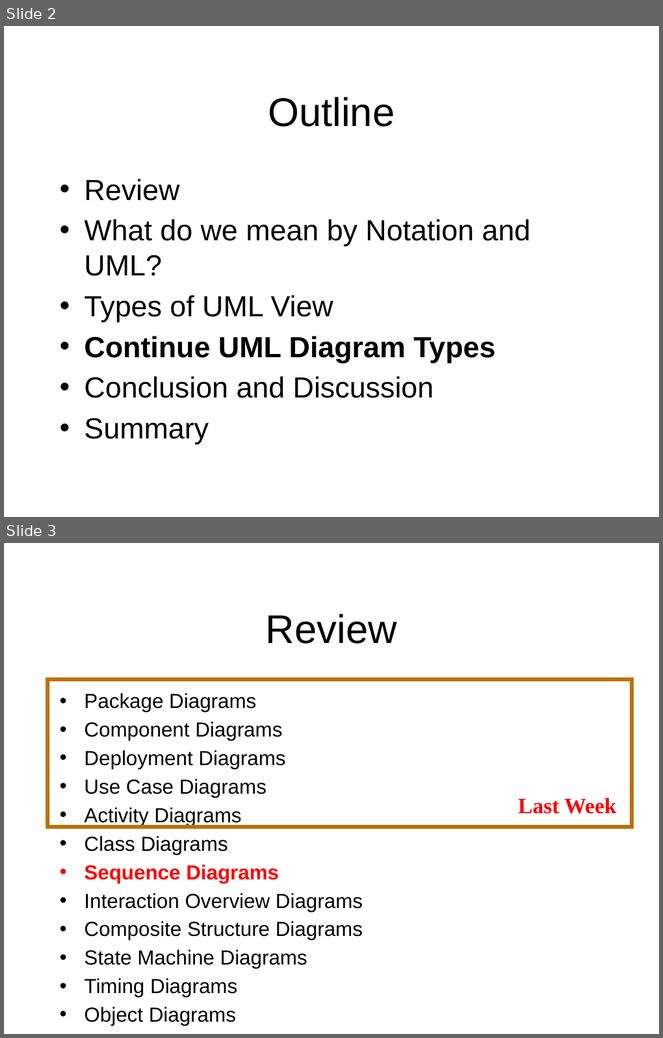
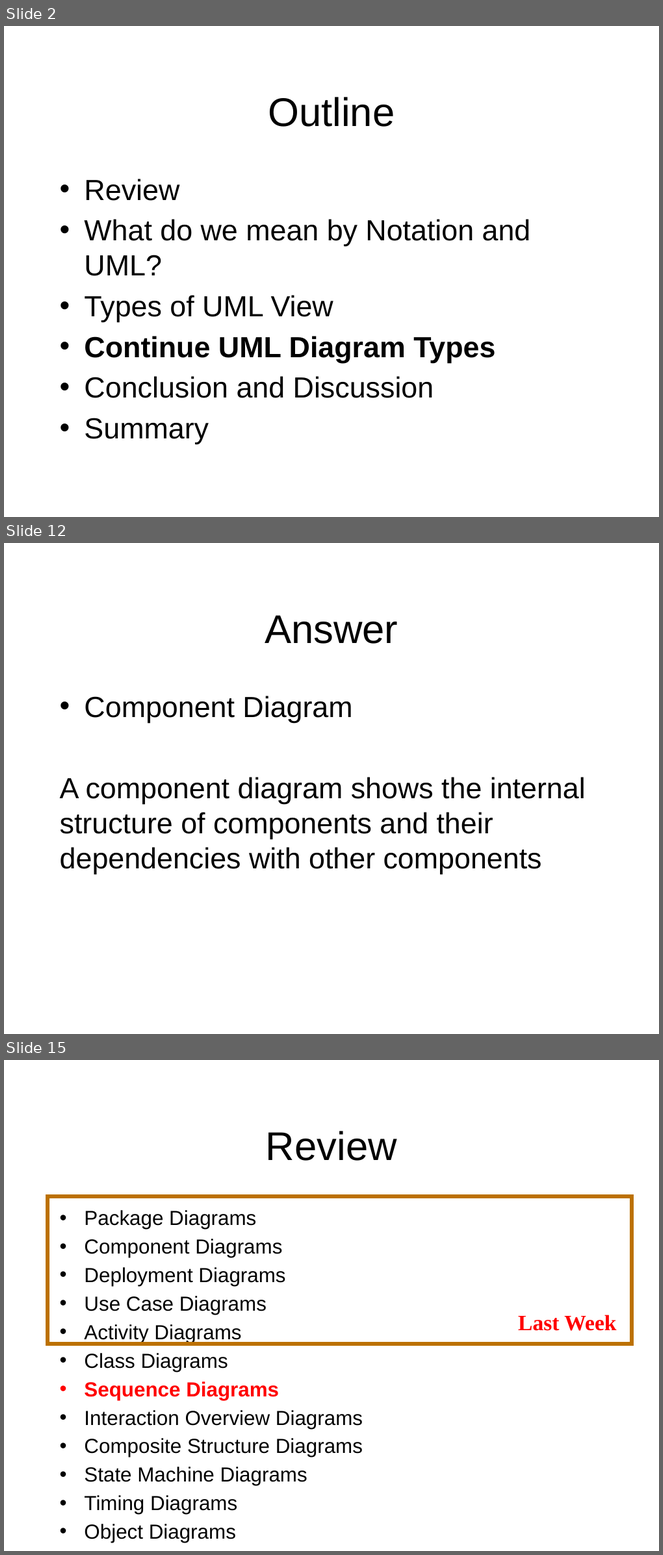
Before and after one commit to octaviordz/zjnu2017.github.io, a slide deck: OOAD/lectures/070--Notation.Part.2.pptx. Shown one above the other, each under a label of ours: slides 2 and 3 before the commit, slides 2, 12 and 15 after it; the slides between them are not shown. The pictures are 663x1038 and 663x1555 pixels, drawn with LibreOffice and Linux fonts; fonts in the diff are those of the drawing. Boxes give left, top, right and bottom in pixels: in the first picture for what was removed or moved away, otherwise in the second. Text is boxed around its words. In the diff, an @@ line names an element or a change of style, - is before the commit and + after.

```diff
--- a/OOAD/lectures/070--Notation.Part.2.pptx
+++ b/OOAD/lectures/070--Notation.Part.2.pptx
@@ slide 12 added at <box>4,543,659,1034</box>, background #FFFFFF @@
@@ title added at <box>265,615,398,644</box>, 44 pt, text #000000 @@
+Answer
@@ text added at <box>60,696,586,875</box>, 32 pt, text #000000 @@
+• Component Diagram
+A component diagram shows the internal structure of components and their dependencies with other components
@@ what was slide 3 is now slide 15 @@
```
Also in this commit, not shown: 11 other slides added.
